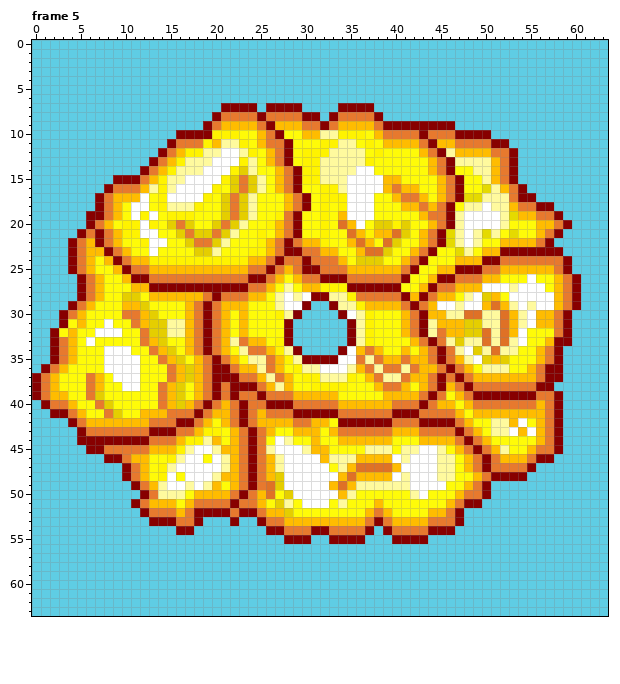
Edited in one commit: pixel-art file (Art/Aseprite/bomb explosion.aseprite). Above is the file before it was changed.
64x64 pixels, 9 frames. Colours within 5 levels of each other are drawn and written as one. Shown: frame 5. The commit also changed other frames, which this record leaves out.
New version:
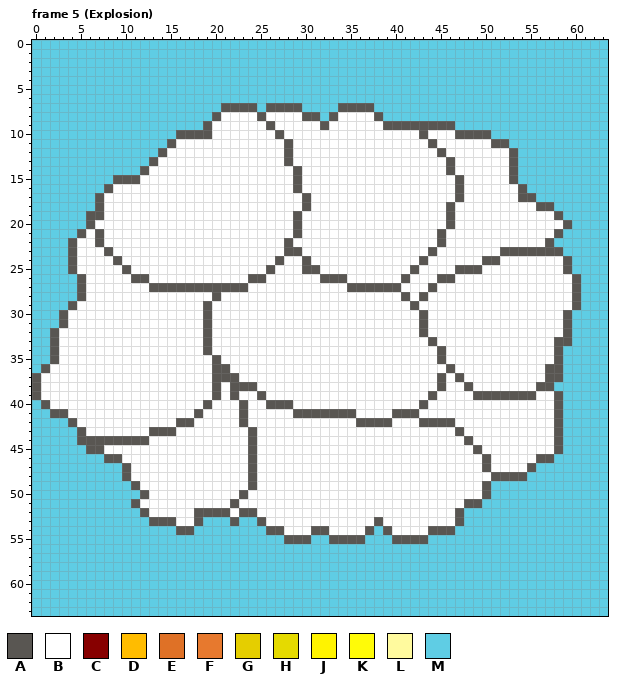
Palette (. is transparent): A #595652  B #ffffff  C #870000  D #ffbc00  E #df7126  F #e7792e  G #e5ce00  H #e5da00  J #fff300  K #fffb08  L #fffa9e  M #5fcde4
The exact change:
Changed rows in their new state; - is an unchanged pixel.
Frame 5 (Explosion), layer "Explosion":
first column x 0:
 7 ---------------------AAAA-AAAA----AAAA-----------------------
 8 --------------------ABBBBABBBBAA-ABBBBA----------------------
 9 -------------------ABBBBBBABBBBBABBBBBBAAAAAAAA--------------
10 ----------------AAAABBBBBBBABBBBBBBBBBBBBBBABBBAAAA----------
11 ---------------ABBBBBBBBBBBBABBBBBBBBBBBBBBBABBBBBBAA--------
12 --------------ABBBBBB--BBBBBABBBBBBBBBBBBBBBBABBBBBBBA-------
13 -------------ABBBBBB---BBBBBABBBBBBBBBBBBBBBBBABBBBBBA-------
14 ------------ABBBBBB---BBBBBBBABBBBBB--BBBBBBBBABBBBBBA-------
15 ---------AAABBBBB----BBBBBBBBABBBBB----BBBBBBBBABBBBBA-------
16 --------ABBBBBBB----BBBBBBBBBABBBBB----BBBBBBBBABBBBBBA------
17 -------ABBBB-BB----BBBBBBBBBBBABBBB---BBBBBBBBBABBBBBBAA-----
18 -------ABBB--BBBBBBBBBBBBBBBBBABBBB---BBBBBBBBABBB-BBBBBAA---
19 ------AABBB-B-BBBBBBBBBBBBBBBABBBBB---BBBBBBBBAB----BBBBBBA--
20 ------ABBBBB-BBBBBBBBBBBBBBBBABBBBBB-BBBBBBBBBAB----BBBBBBBA-
21 -----ABABBBB--BBBBBBBBBBBBBBBABBBBBBBBBBBBBBBABB-BBBBBBBBBA--
22 ----ABBABBBBB--BBBBBBBBBBBBBABBBBBBBBBBBBBBBBABB-BBBBBBBBA---
23 ----ABBBABBBB-BBBBBBBBBBBBBBAABBBBBBBBBBBBBBABBBBBBBAAAAAAA--
24 ----ABBBBABBBBBBBBBBBBBBBBBABBABBBBBBBBBBBBABBBBBBAABBBBBBBA-
25 ----ABBBBBABBBBBBBBBBBBBBBABBBAABBBBBBBBBBABBBBAAABBBBBBBBBA-
26 -----ABBBBBAABBBBBBBBBBBAABBBBBBAAABBBBBBABBBAABBBBBBBB-BBBBA
27 -----ABBBBBBBAAAAAAAAAAABBBBBBBBBBBAAAAAABBBABBBBB---B---BBBA
28 -----ABBBBBBBBBBBBBBABBBBBBB-B-BBBBBBBBBBABABBBBB-BBB-----BBA
29 ----ABBBBBBBBBBBBBBABBBBBBBB--BBBBBBBBBBBBABB--B--BBBB-B--BBA
30 ---ABBBBBBBBBBBBBBBABBBBBBBBBBBBBBB-BBBBBBBABBBBBBBBBBB-BBBA-
31 ---ABBBB-BBBBBBBBBBABBBBBBBBBBBBBBBBBBBBBBBABBBBBBBBBBB-BBBA-
32 --ABBBB---BBBBBBBBBABBBBBBBBBBBBBBBBBBBBBBBABBBBBBBBBB-BBBBA-
33 --ABBB-BBBBBBBBBBBBABBBBBBBBBBBBBBBBBBBBBBBBABBBBBBBBB-BBBAA-
34 --ABBBBB---BBBBBBBBABBBBBBBBBBBBBBB-BBBBBBBBBABB-BBBBBBBBBA--
35 --ABBBBB----BBBBBBBBABBBBBBBBBBBBB--BBBBBBBBBABBB-BBBBBBBBA--
36 -ABBBBBB----BBBBBBBBAABBBBBBBBBB---BBBBBBBBBBBABBBBBBBBBBAA--
37 ABBBBBBBB---BBBBBBBBAAABBBBBBBBBBBBBBBBBBBBBBABABBBBBBBBBAA--
38 ABBBBBBBBB--BBBBBBBBABAAABBBBBBBBBBBBBBBBBBBBABBABBBBBBBAA---
39 ABBBBBBBBBBBBBBBBBBBABABBABBBBBBBBBBBBBBBBBBABBBBAAAAAAABBA--
40 -ABBBBBBBBBBBBBBBBBABBBABBAAABBBBBBBBBBBBBBABBBBBBBBBBBBBBA--
41 --AABBBBBBBBBBBBBBABBBBABBBBBAAAAAAABBBBAAABBBBBBBBBBBBBBBA--
42 ----ABBBBBBBBBBBAABBBBBABBBBBBBBBBBBAAAABBBAAAABBBBBBB-BBBA--
43 -----ABBBBBBBAAABBBBBBBBABBBBBBBBBBBBBBBBBBBBBBABBBBB-B-BBA--
44 -----AAAAAAAABBBBBBBBBBBABB-BBBBBBBBBBBBBBBBBBBBABBBBBBBBBA--
45 ------AABBBBBBBBBB--BBBBABB---BBBBBBBBBBBBB--BBBBABBBBBBBBA--
46 --------AABBBBBBB--B-BBBABBB----BBBBBBBB-B---BBBBBABBBBBAA---
47 ----------ABBBBB-----BBBABBB-----BBBBBBBB----BBBBBABBBBA-----
48 ----------ABBBB-B---BBBBABBB------BBBBBB-B---BBBBBBAAAA------
49 -----------ABBB--B-BBBBBABBB-----BBBBBBBBB----BBBBA----------
50 ------------ABBBBBBBBBBABBBBB-----BBBBBBBBB-BBBBBBA----------
51 -----------ABBBBBBBBBBABBBBBBB---BBBBBBBBBBBBBBBAA-----------
52 ------------ABBBBBAAAABAABBBBBBBBBBBBBBBBBBBBBBA-------------
53 -------------AAABBA---A--ABBBBBBBBBBBBABBBBBBBBA-------------
54 ----------------AA--------AABBBAABBBBA-ABBBBAAA--------------
55 ----------------------------AAA--AAAA---AAAA-----------------
